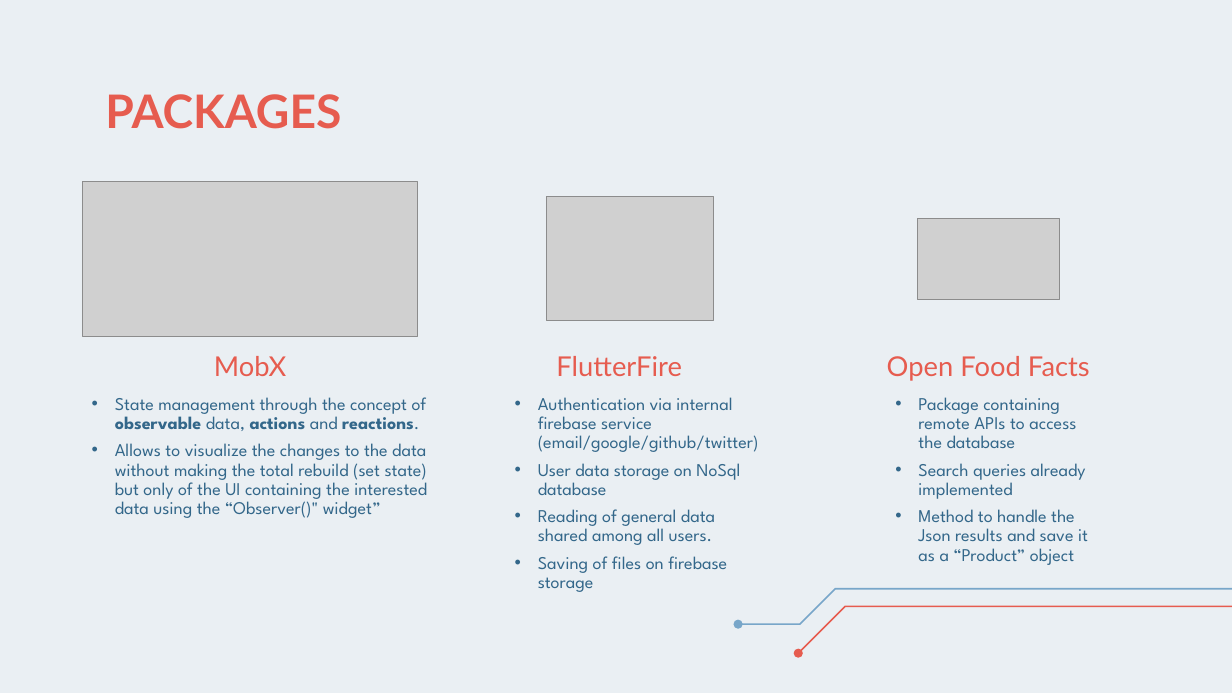
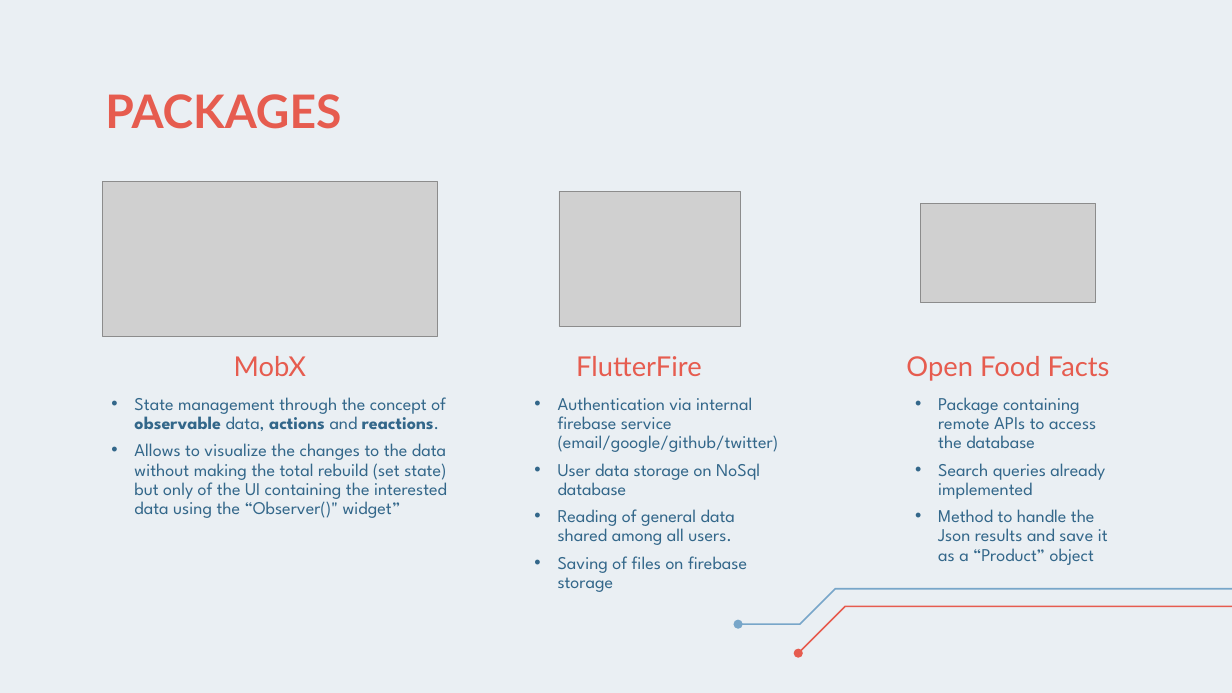
Before and after one commit to Ciuse/Bealthy_app, a slide deck: slide 8 of Presentazione/Presentazione Bealthy.pptx. Drawn at 1232x693 pixels with LibreOffice and Linux fonts; fonts in the diff are those of the drawing; grey boxes stand for pictures. Boxes give left, top, right and bottom in pixels: in the first picture for what was removed or moved away, otherwise in the second. Text is boxed around its words. In the diff, an @@ line names an element or a change of style, - is before the commit and + after.

```diff
--- a/Presentazione/Presentazione Bealthy.pptx
+++ b/Presentazione/Presentazione Bealthy.pptx
@@ picture: place and size @@
-picture at <box>546,197,714,322</box>
+picture at <box>559,191,741,326</box>
@@ picture: place and size @@
-picture at <box>917,218,1059,299</box>
+picture at <box>921,203,1096,303</box>
@@ 3 titles, 3 subtitles, 1 picture: place and size @@
-3 titles, 3 subtitles, 1 picture at <box>83,181,1090,592</box>
+3 titles, 3 subtitles, 1 picture at <box>103,181,1110,592</box>
```
Also in this commit, not shown: 4 other slides changed, 1 other file.
